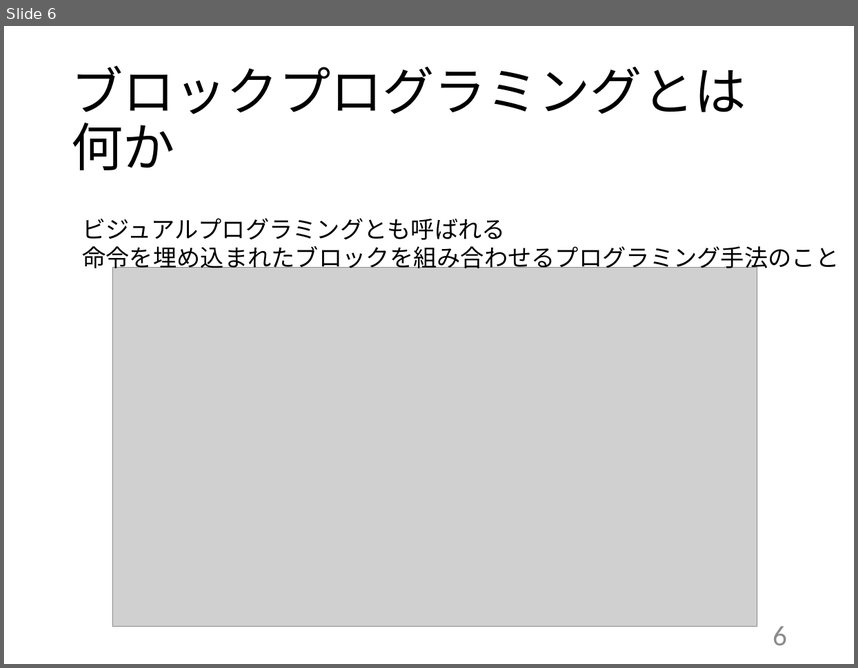
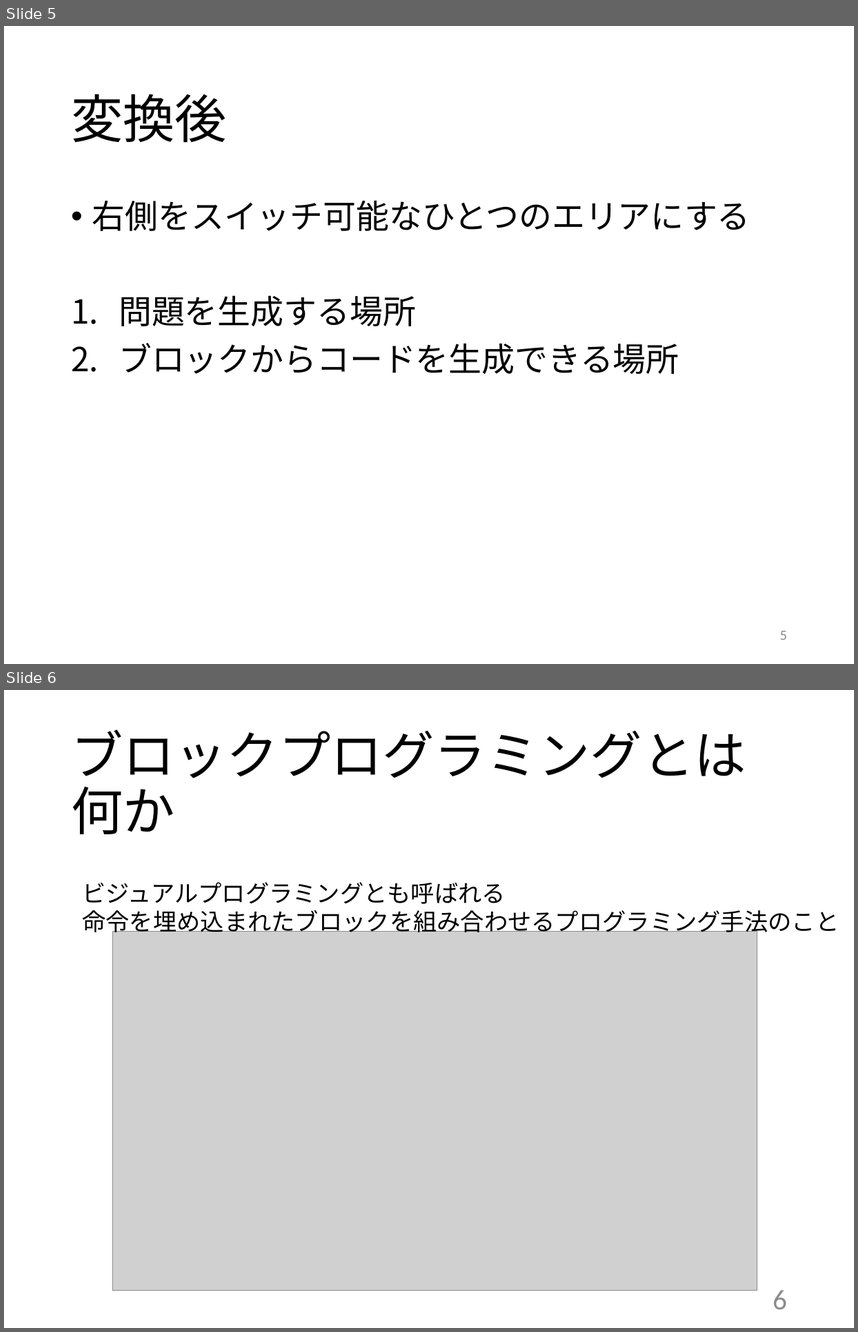
Before and after one commit to kait-takanolab/1821121-shimaoka-thesis, a slide deck: 1821121_shimaoka_sotsuken.pptx. Shown one above the other, each under a label of ours: slide 6 before the commit, slides 5 and 6 after it. The pictures are 858x668 and 858x1332 pixels, drawn with LibreOffice and Linux fonts; fonts in the diff are those of the drawing; grey boxes stand for pictures. Boxes give left, top, right and bottom in pixels: in the first picture for what was removed or moved away, otherwise in the second. Text is boxed around its words. In the diff, an @@ line names an element or a change of style, - is before the commit and + after.

```diff
--- a/1821121_shimaoka_sotsuken.pptx
+++ b/1821121_shimaoka_sotsuken.pptx
@@ slide 5 added at (4, 26, 854, 664), background #FFFFFF @@
@@ title added at (71, 94, 227, 143), 44 pt, text #000000 @@
+変換後
@@ text added at (92, 200, 751, 374), 28 pt, text #000000 @@
+• 右側をスイッチ可能なひとつのエリアにする
+1. 問題を生成する場所
+2. ブロックからコードを生成できる場所
@@ page number added at (780, 630, 787, 639), 12 pt, text #8C8C8C @@
+5
```
Also in this commit, not shown: 5 slides changed, 3 other slides added.
